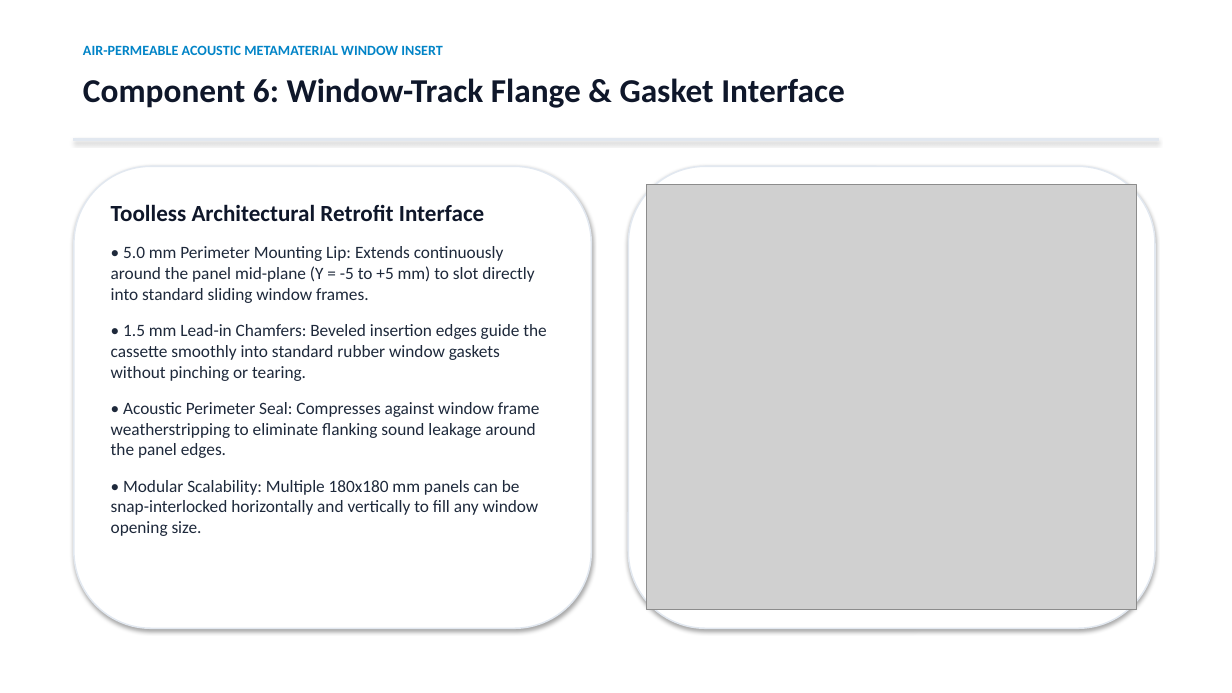
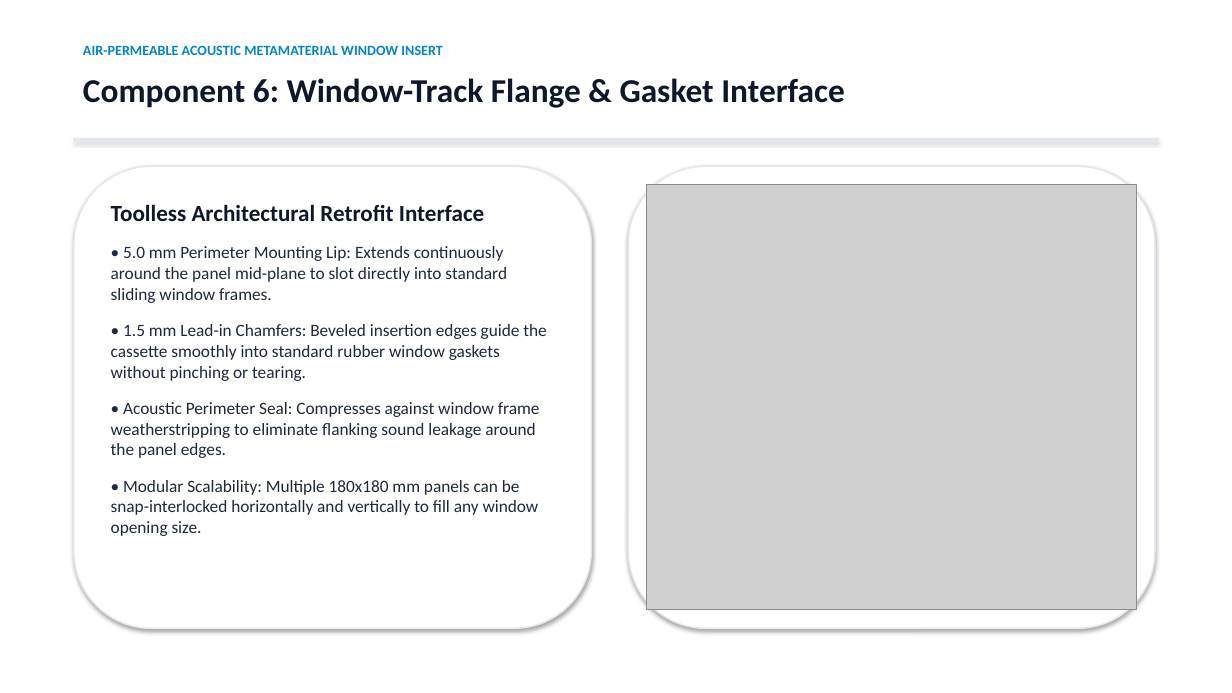
Before and after one commit to ninja967/Air-Permeable-Acoustic-Metamaterial-Window-Insert, a slide deck: slide 10 of Acoustic_Metamaterial_Presentation.pptx. Drawn at 1232x693 pixels with LibreOffice and Linux fonts; fonts in the diff are those of the drawing; grey boxes stand for pictures. Boxes give left, top, right and bottom in pixels: in the first picture for what was removed or moved away, otherwise in the second. Text is boxed around its words. In the diff, an @@ line names an element or a change of style, - is before the commit and + after.

```diff
--- a/Acoustic_Metamaterial_Presentation.pptx
+++ b/Acoustic_Metamaterial_Presentation.pptx
@@ text at (111, 246, 507, 303): text changed @@
-• 5.0 mm Perimeter Mounting Lip: Extends continuously around the panel mid-plane (Y = -5 to +5 mm) to slot directly into standard sliding window frames.
+• 5.0 mm Perimeter Mounting Lip: Extends continuously around the panel mid-plane to slot directly into standard sliding window frames.
```
Also in this commit, not shown: 5 other slides changed, 20 other files.
